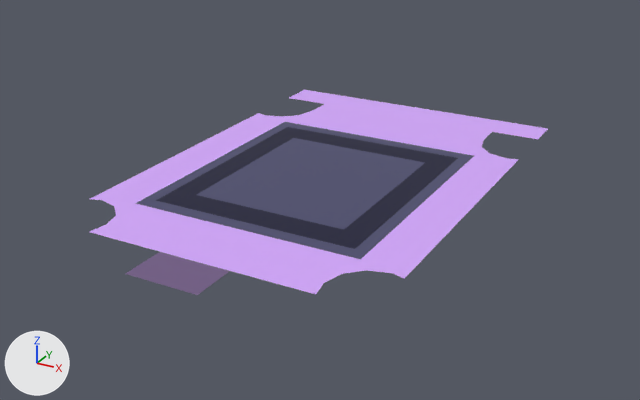
Before and after pictures for a commit that changed the FBX model Assets/Models/Crossing/Crossing_Buildings/Apartments/Bar/Bar_Floor.fbx.
One viewpoint serves both versions: a camera (50 mm lens) standing at (11.32, -20.18, 9.52) and looking at (0.16, 0.12, -0.63). The lights are fixed; the arrows at lower left show +X, +Y and +Z. Where no turn or scale is listed for an object, it has been applied to the vertices.

In view in the first picture: 'Bar_Floor'.
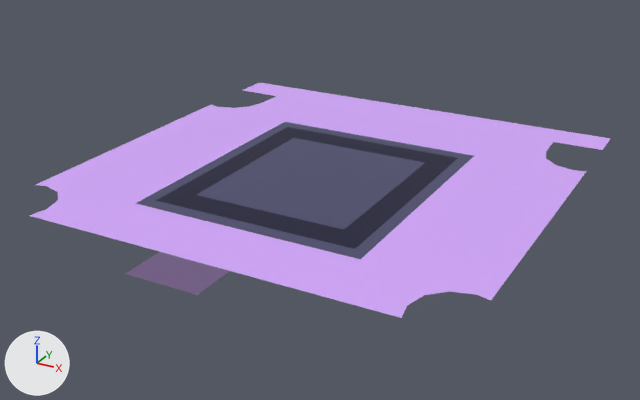
Commit message: Bar update

Pixel boxes [x1, y1, x2, y2] of what changed, in the pictures (640 x 400 px; the box of a moved part takes in the faces that stretch with it):
'Bar_Floor', reshaped (27% wider, 15% taller)
    before: [89, 90, 548, 295]
    after: [29, 82, 611, 318]
part 1 of me_mesh, moved or reshaped
    before: [283, 90, 468, 155]
    after: [235, 83, 468, 155]
part 2 of me_mesh, moved or reshaped
    before: [89, 113, 285, 270]
    after: [29, 105, 284, 270]
part 3 of me_mesh, moved or reshaped
    before: [283, 90, 548, 255]
    after: [236, 82, 611, 258]
part 4 of me_mesh, moved or reshaped
    before: [106, 154, 519, 294]
    after: [47, 165, 586, 318]

What changed in the scene script:
```text
Change me_mesh:
    where me_mesh.from_pydata(...)  # 50 vertices, 64 faces; spans x -4.59..4.59, y -7.73..6.69, z 0.0
    used by ob_bar_floor; location = (0.0, 0.87, 0.0)
    me_mesh part 1: all 9 vertices in x -4.59..-3.09, y 3.41..6.69, z 0.0 are moved by (-2.0, 0.0, 0.0)
    me_mesh part 2: all 6 vertices in x -4.59..-3.12, y -6.48..-4.82, z 0.0 are moved by (-2.0, 0.0, 0.0)
    me_mesh part 3: all 9 vertices in x 3.09..4.59, y 3.41..6.69, z 0.0 are moved by (2.0, 0.0, 0.0)
    me_mesh part 4: all 6 vertices in x 3.12..4.59, y -6.48..-4.82, z 0.0 are moved by (2.0, 0.0, 0.0)
```
